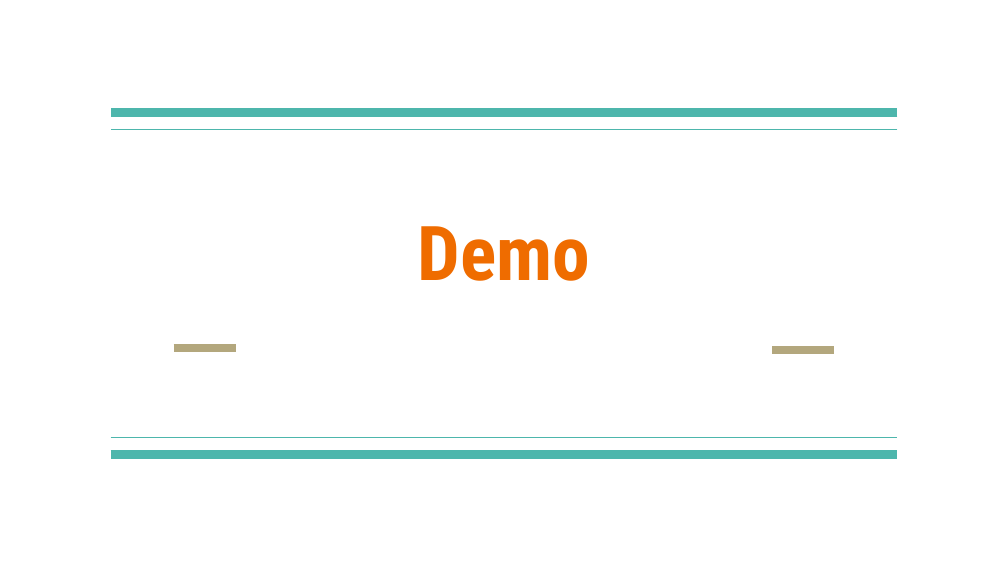
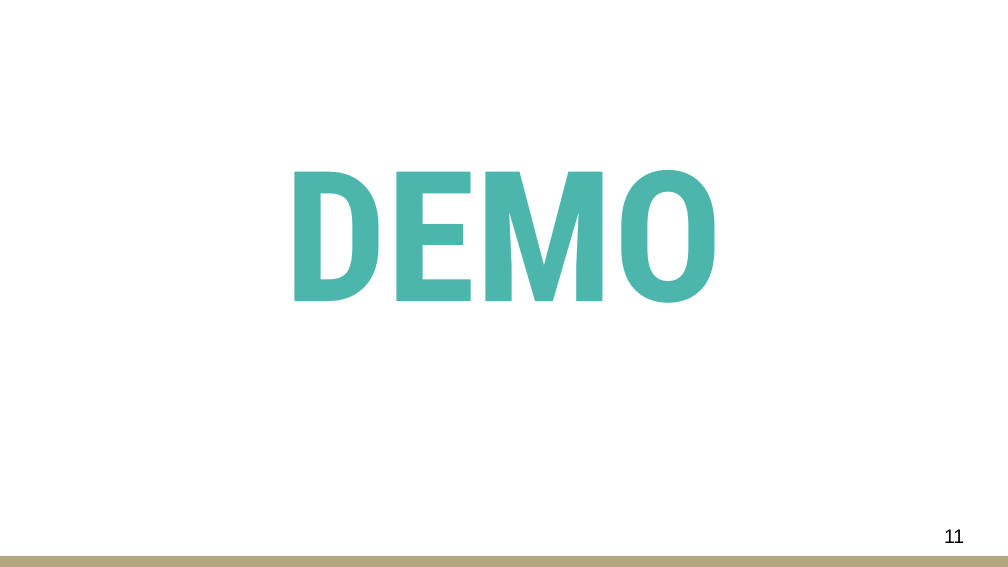
Before and after one commit to eamosse/mondephia, a slide deck: slide 11 of presi/Hackatal2016_pres.pptx (slide 9 before the commit). Drawn at 1008x567 pixels with LibreOffice and Linux fonts; fonts in the diff are those of the drawing. Boxes give left, top, right and bottom in pixels: in the first picture for what was removed or moved away, otherwise in the second. Text is boxed around its words. In the diff, an @@ line names an element or a change of style, - is before the commit and + after.

```diff
--- a/presi/Hackatal2016_pres.pptx
+++ b/presi/Hackatal2016_pres.pptx
@@ line removed from (897, 113) to (111, 113) @@
@@ title "DEMO" at (x1=284, y1=170, x2=724, y2=303): vertical alignment bottom to middle @@
@@ line removed from (897, 129) to (111, 129) @@
@@ title at (x1=284, y1=170, x2=724, y2=303): text changed; size 54 to 130 pt; text colour #EF6C00 to #4DB6AC @@
-Demo
+DEMO
@@ line removed from (173, 348) to (236, 348) @@
@@ line removed from (772, 350) to (835, 350) @@
@@ line removed from (111, 437) to (897, 437) @@
@@ line removed from (111, 455) to (897, 455) @@
@@ page number added at (x1=944, y1=529, x2=964, y2=543), 14 pt, text #000000 @@
+11
@@ rectangle added at (x1=0, y1=556, x2=1008, y2=567), fill #B3A77D @@
```
Also in this commit, not shown: 6 other slides changed, 6 slides added, 4 slides removed, 18 other files.
